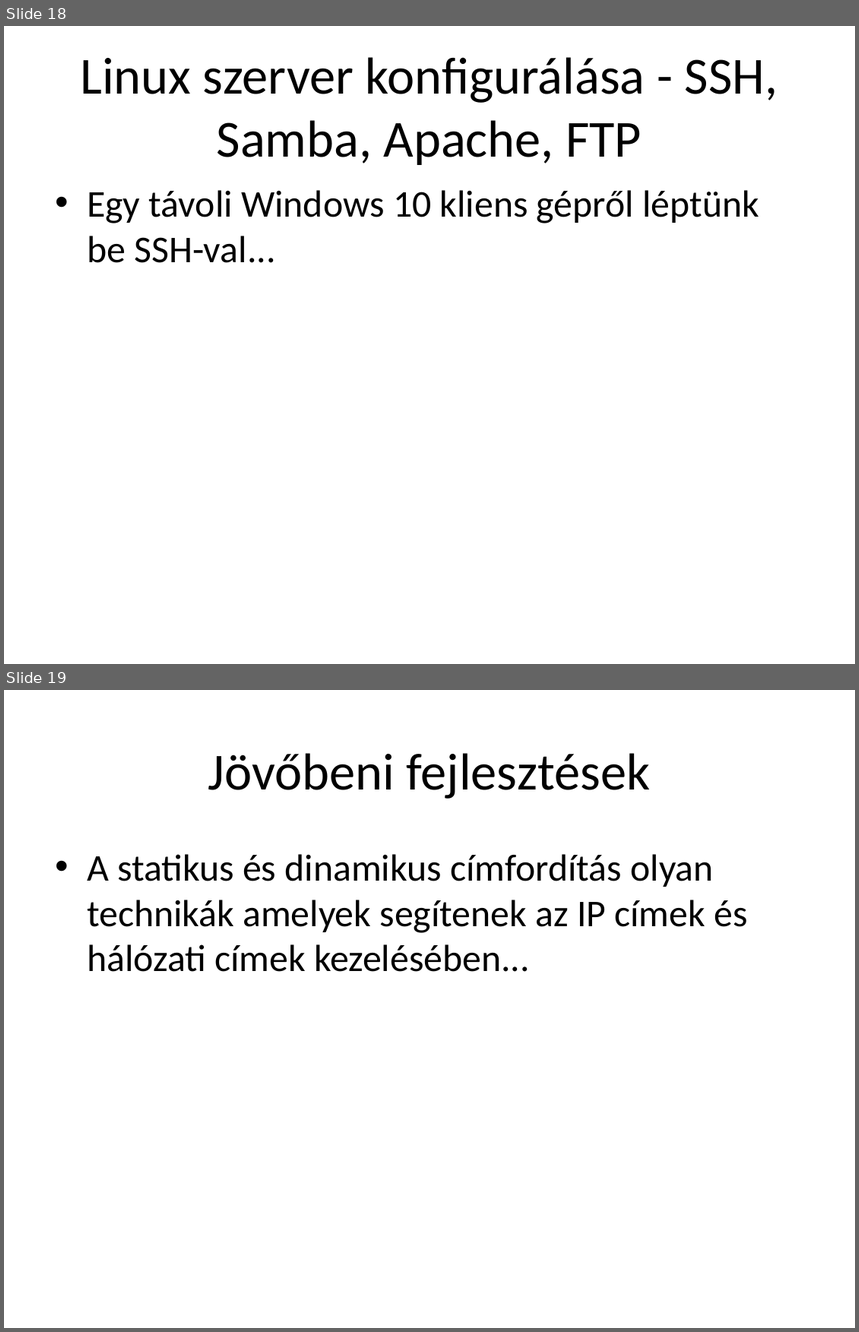
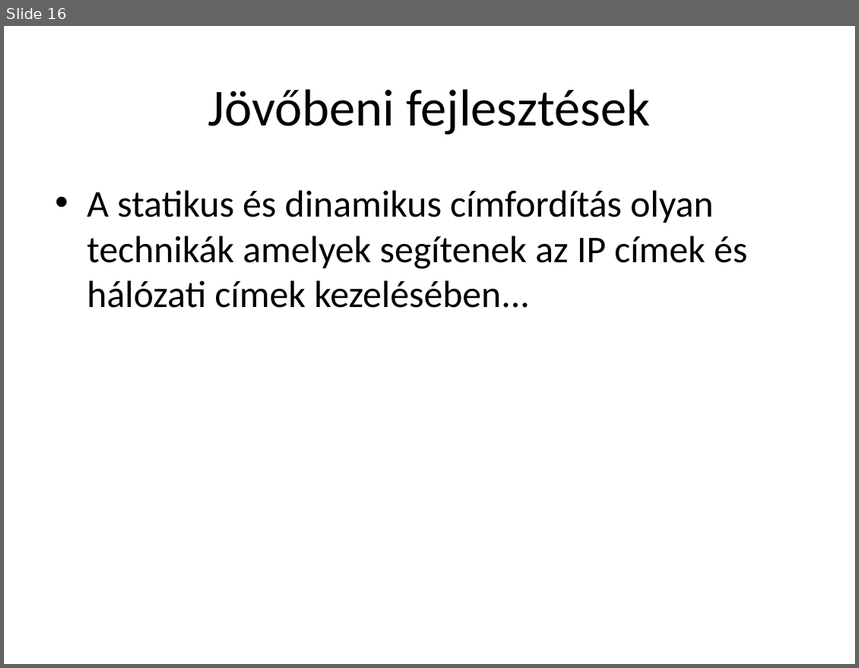
Before and after one commit to LocskaG/Uzemelteto_vizsgaremek_2024, a slide deck: BEMUTATÓ/Halozattervezesi_vizsgaremek_ppt.pptx. Shown one above the other, each under a label of ours: slides 18 and 19 before the commit, slide 16 after it. The pictures are 859x1332 and 859x668 pixels, drawn with LibreOffice and Linux fonts; fonts in the diff are those of the drawing. Boxes give left, top, right and bottom in pixels: in the first picture for what was removed or moved away, otherwise in the second. Text is boxed around its words. In the diff, an @@ line names an element or a change of style, - is before the commit and + after.

```diff
--- a/BEMUTATÓ/Halozattervezesi_vizsgaremek_ppt.pptx
+++ b/BEMUTATÓ/Halozattervezesi_vizsgaremek_ppt.pptx
@@ slide 18 removed at (4, 26, 855, 664), background #FFFFFF @@
@@ title removed at (81, 57, 778, 165) @@
-Linux szerver konfigurálása - SSH, Samba, Apache, FTP
@@ text removed at (87, 190, 759, 263) @@
-• Egy távoli Windows 10 kliens gépről léptünk be SSH-val...
@@ what was slide 19 is now slide 16 @@
```
Also in this commit, not shown: 13 slides changed, 2 slides added, 4 other slides removed.
